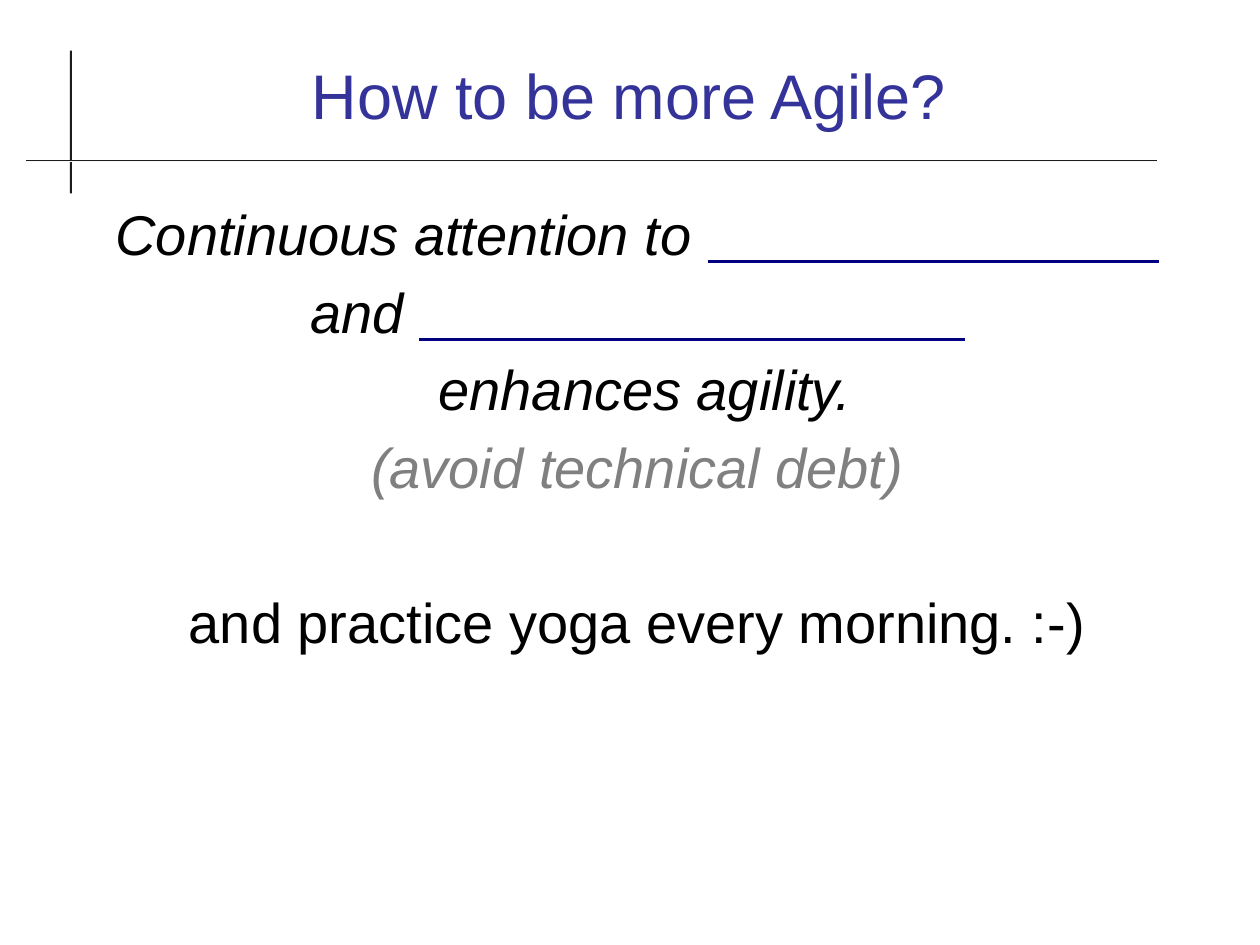
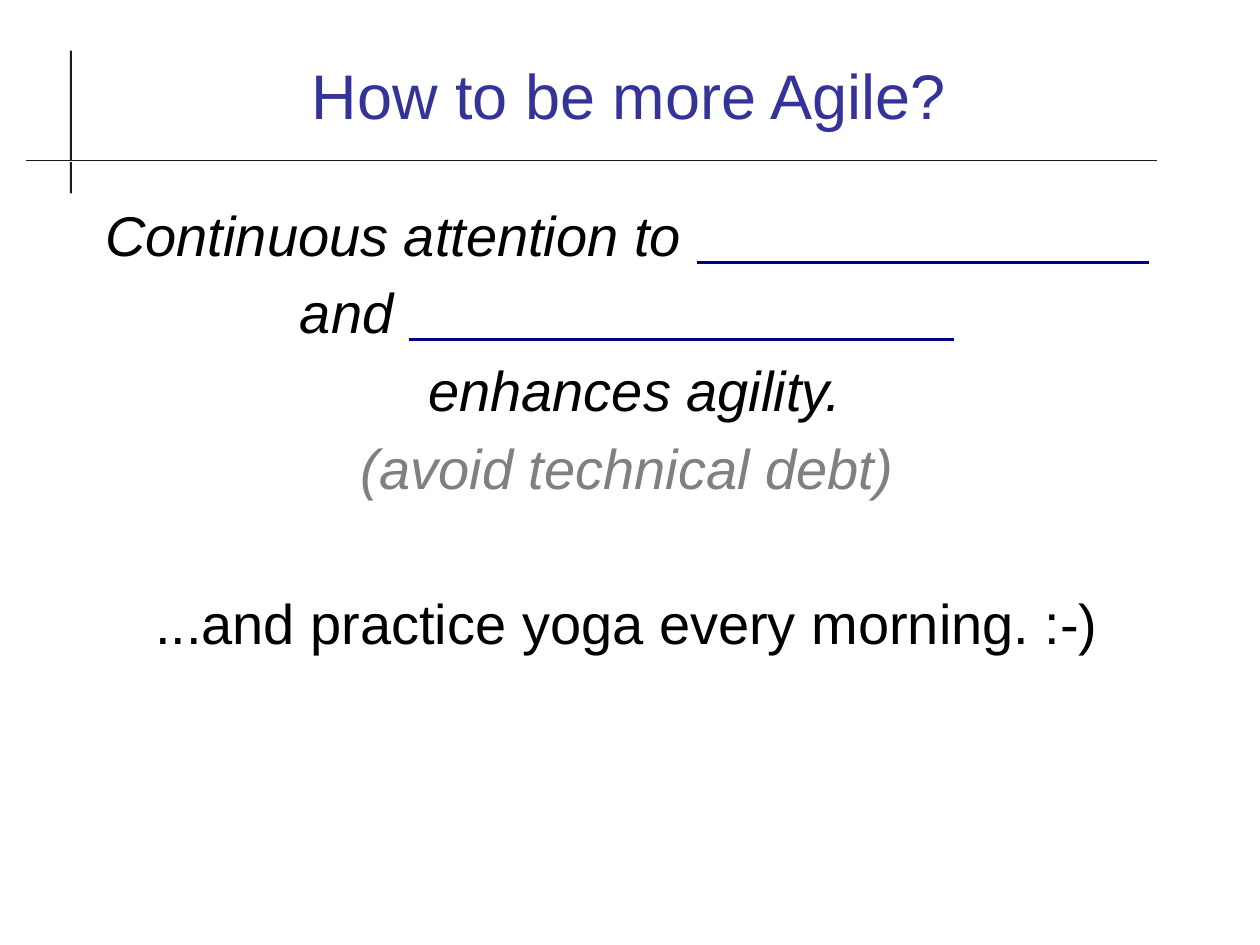
Before and after one commit to cpske/ISP, a slide deck: slide 5 of review/Week13-2022 Review Agile and Thai Tax.odp. Drawn at 1260x945 pixels with LibreOffice and Linux fonts; fonts in the diff are those of the drawing. Boxes give left, top, right and bottom in pixels: in the first picture for what was removed or moved away, otherwise in the second. Text is boxed around its words. In the diff, an @@ line names an element or a change of style, - is before the commit and + after.

Commit message:
Add review of Agile

```diff
--- a/review/Week13-2022 Review Agile and Thai Tax.odp
+++ b/review/Week13-2022 Review Agile and Thai Tax.odp
@@ text "Continuous attention to": place and size @@
-text "Continuous attention to" at (116, 214, 1017, 654)
+text "Continuous attention to" at (105, 215, 1029, 655)
@@ text at (155, 603, 1029, 655): text changed @@
-and practice yoga every morning. :-)
+...and practice yoga every morning. :-)
```
Also in this commit, not shown: 4 other slides changed, 4 slides added, 1 slide removed, 2 other files.
